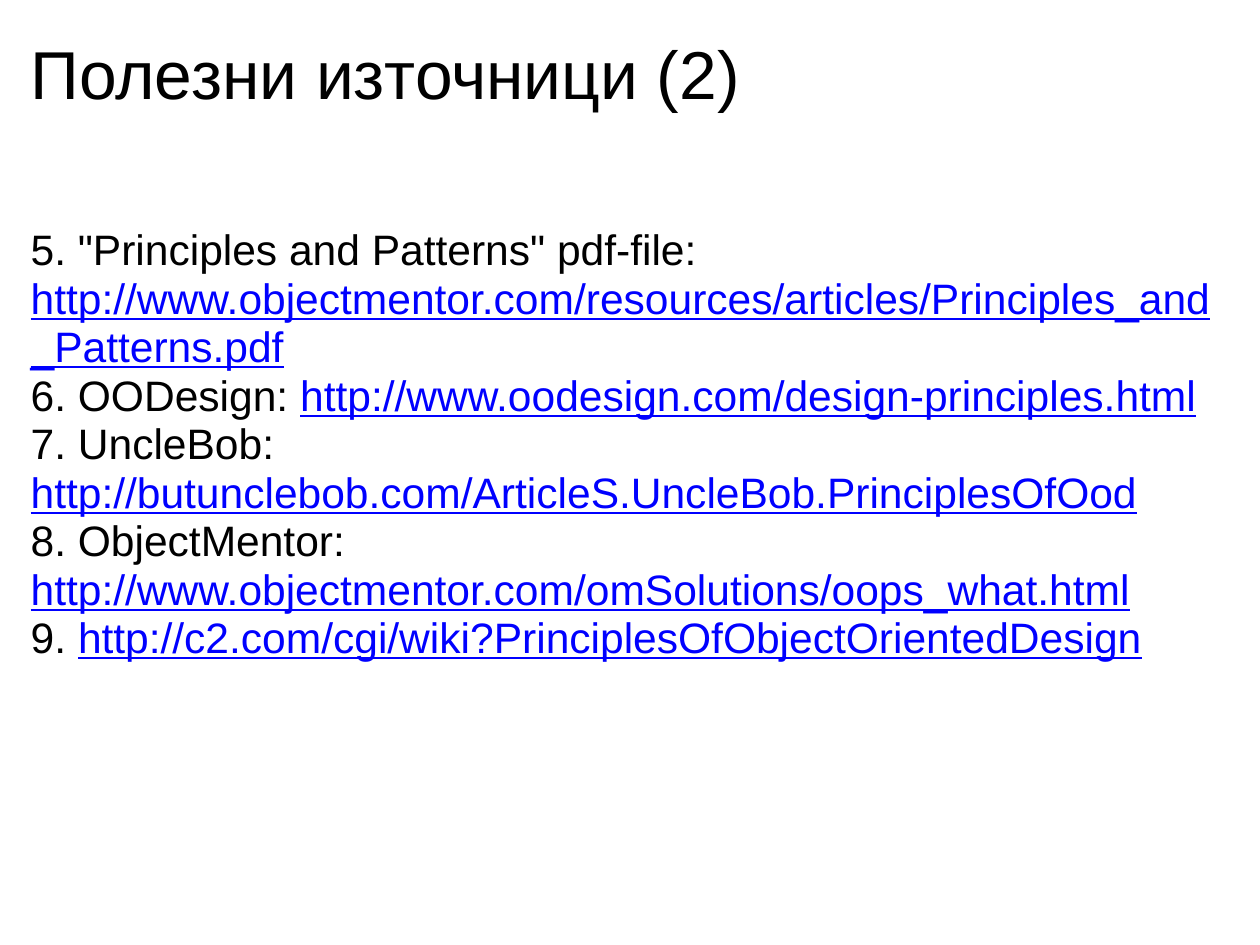
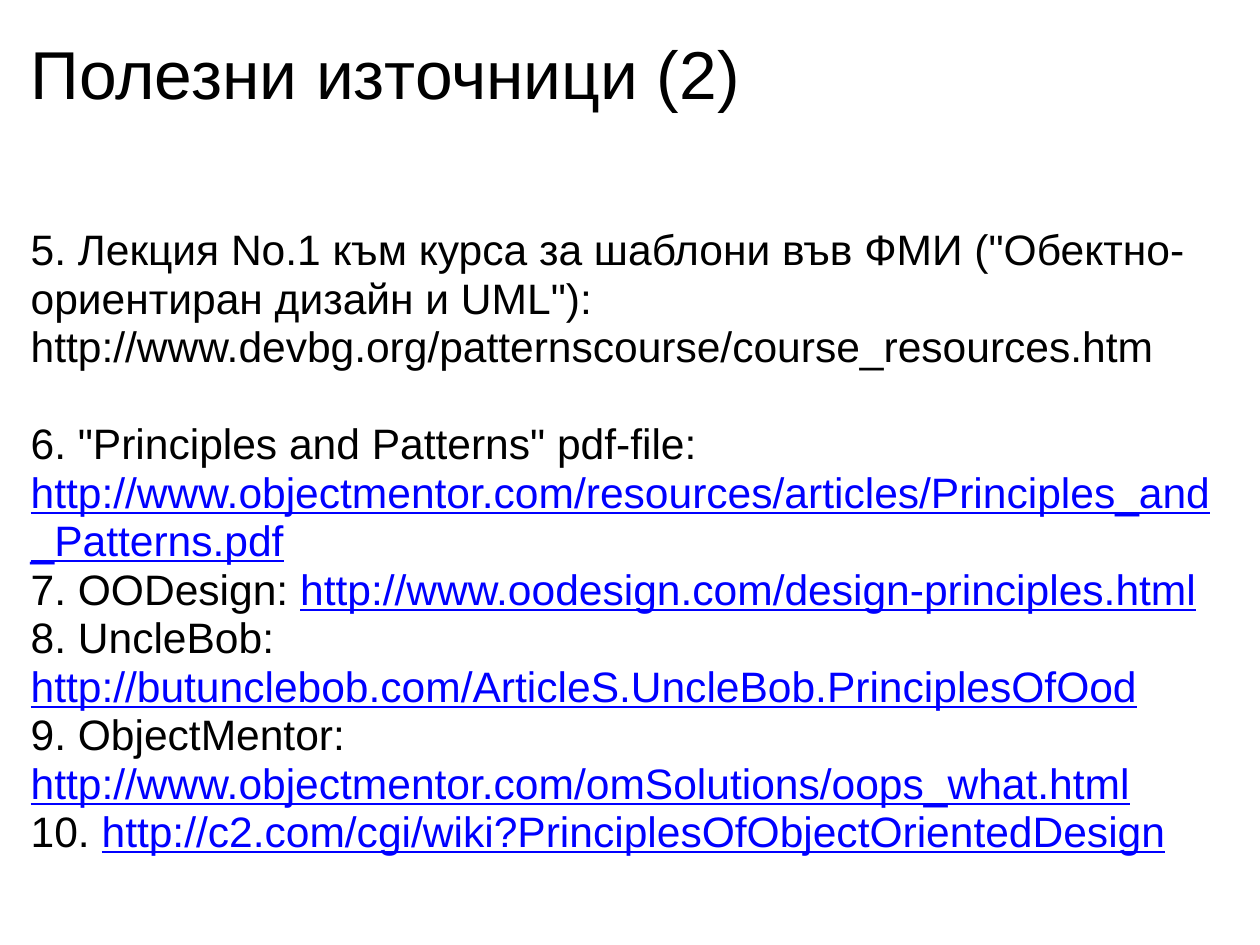
Before and after one commit to uamartins/design-patterns-book, a slide deck: slide 12 of resources/Chapter-03-Principles-of-OOD/Chapter-03-Principles-of-Object-Oriented-Design.ppt. Drawn at 1260x945 pixels with LibreOffice and Linux fonts; fonts in the diff are those of the drawing. Boxes give left, top, right and bottom in pixels: in the first picture for what was removed or moved away, otherwise in the second. Text is boxed around its words. In the diff, an @@ line names an element or a change of style, - is before the commit and + after.

Commit message:
Added an useful resource (lecture#1 from FMI course) to presentation.

```diff
--- a/resources/Chapter-03-Principles-of-OOD/Chapter-03-Principles-of-Object-Oriented-Design.ppt
+++ b/resources/Chapter-03-Principles-of-OOD/Chapter-03-Principles-of-Object-Oriented-Design.ppt
@@ text at [31, 234, 1210, 855]: text changed @@
-5. "Principles and Patterns" pdf-file: http://www.objectmentor.com/resources/articles/Principles_and_Patterns.pdf
-6. OODesign: http://www.oodesign.com/design-principles.html
-7. UncleBob: http://butunclebob.com/ArticleS.UncleBob.PrinciplesOfOod
-8. ObjectMentor: http://www.objectmentor.com/omSolutions/oops_what.html
-9. http://c2.com/cgi/wiki?PrinciplesOfObjectOrientedDesign
+5. Лекция No.1 към курса за шаблони във ФМИ ("Обектно-ориентиран дизайн и UML"): http://www.devbg.org/patternscourse/course_resources.htm
+6. "Principles and Patterns" pdf-file: http://www.objectmentor.com/resources/articles/Principles_and_Patterns.pdf
+7. OODesign: http://www.oodesign.com/design-principles.html
+8. UncleBob: http://butunclebob.com/ArticleS.UncleBob.PrinciplesOfOod
+9. ObjectMentor: http://www.objectmentor.com/omSolutions/oops_what.html
+10. http://c2.com/cgi/wiki?PrinciplesOfObjectOrientedDesign
```
